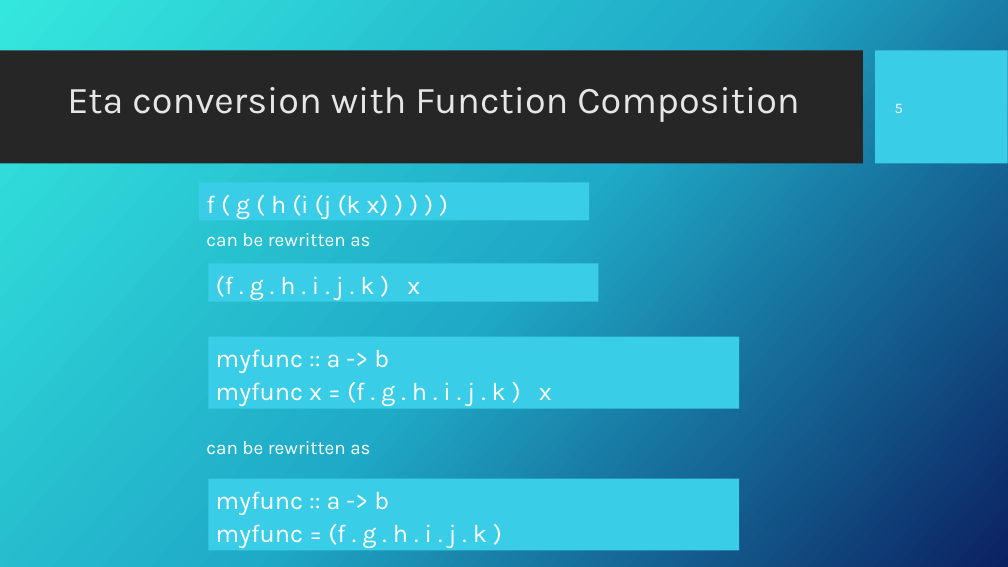
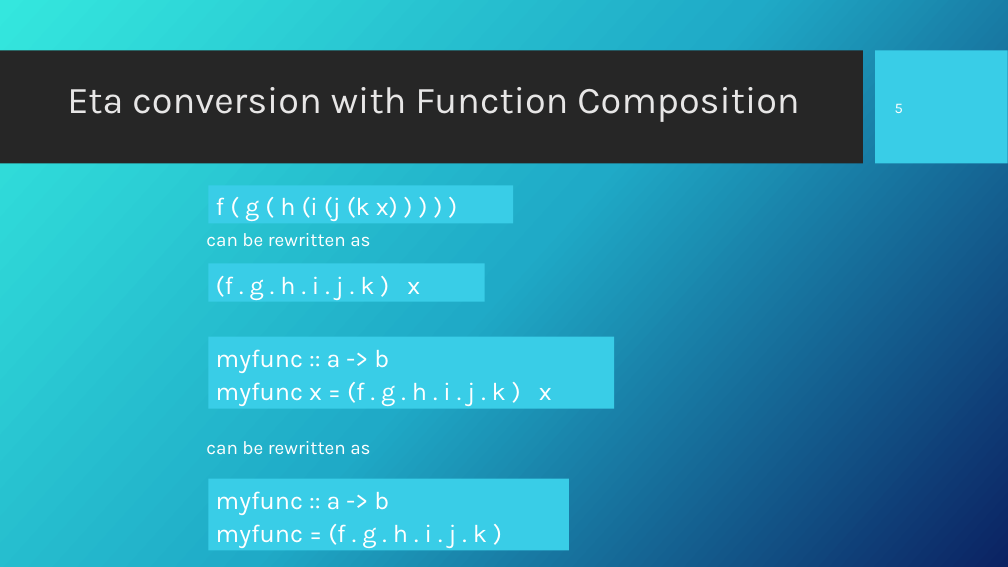
Before and after one commit to Fun-Prog-26/fun-prog-26, a slide deck: slide 6 of topic08-higher-order-functions/unit-08a-lectures/talk-4/d-function-comp.pptx. Drawn at 1008x567 pixels with LibreOffice and Linux fonts; fonts in the diff are those of the drawing; background and template pictures are left out. Boxes give left, top, right and bottom in pixels: in the first picture for what was removed or moved away, otherwise in the second. Text is boxed around its words. In the diff, an @@ line names an element or a change of style, - is before the commit and + after.

```diff
--- a/topic08-higher-order-functions/unit-08a-lectures/talk-4/d-function-comp.pptx
+++ b/topic08-higher-order-functions/unit-08a-lectures/talk-4/d-function-comp.pptx
@@ rectangle "f ( g ( h ...": place and size @@
-rectangle "f ( g ( h ..." at (199,182,589,220)
+rectangle "f ( g ( h ..." at (209,185,513,223)
@@ rectangle "(f . g . h ...": place and size @@
-rectangle "(f . g . h ..." at (209,263,599,302)
+rectangle "(f . g . h ..." at (209,263,485,302)
@@ rectangle "myfunc :: a -> b": place and size @@
-rectangle "myfunc :: a -> b" at (209,337,740,408)
+rectangle "myfunc :: a -> b" at (209,337,615,408)
@@ rectangle "myfunc :: a -> b": place and size @@
-rectangle "myfunc :: a -> b" at (209,479,740,551)
+rectangle "myfunc :: a -> b" at (209,479,569,551)
```
Also in this commit, not shown: 2 other slides changed, 38 other files.
